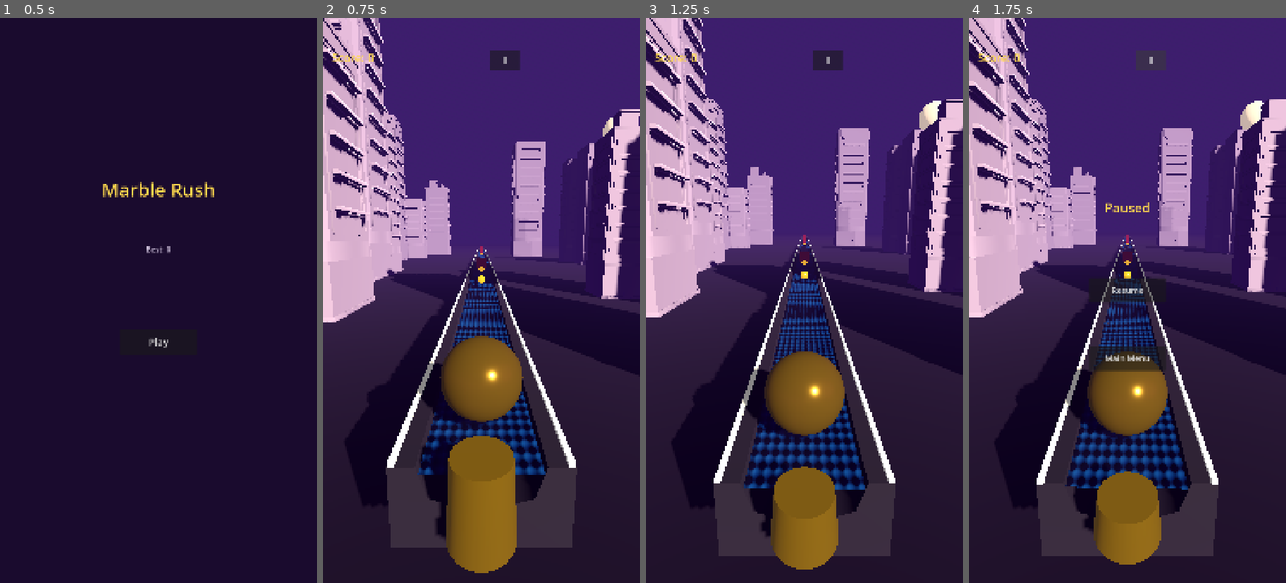
Above: before the commit, frames 1-4 (left to right).
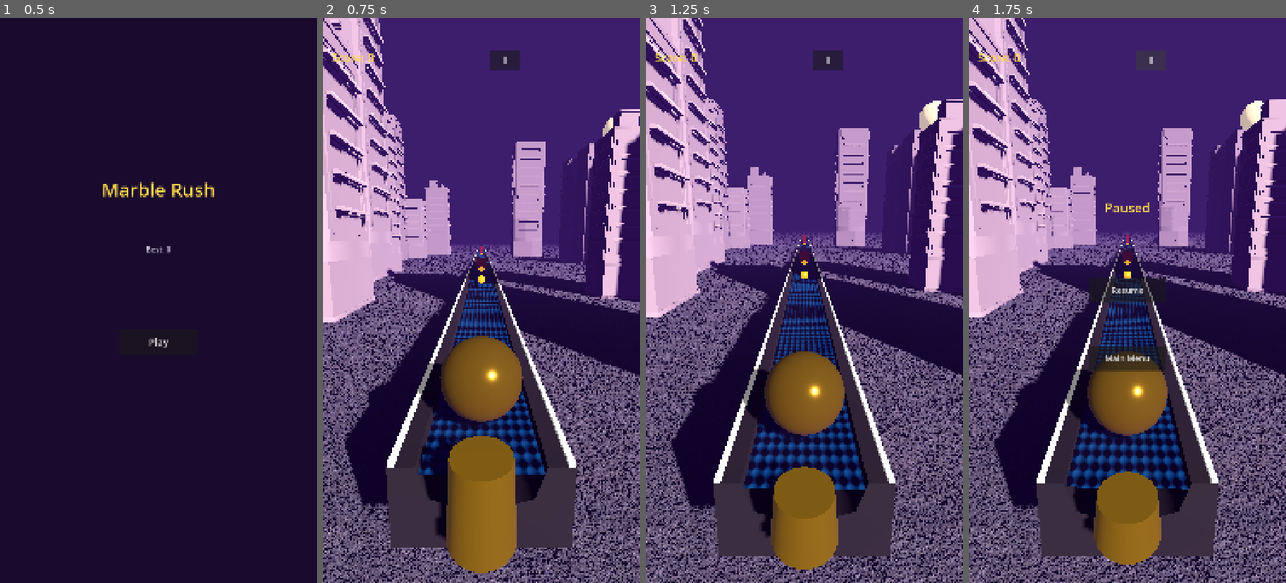
Above: after the commit, the same moments.

Repository: Ebrahassad/marble-rush
Game: Godot game, scene res://scenes/MainMenu.tscn
The game is run twice, just before and just after one commit, with the same random seed, the same clock (stepped at 60 frames per second) and the same inputs.
Inputs:
- Up to frame 1 (0.5 s): no input
- Up to frame 2 (0.75 s): click "Play" at 0.5 s
- Up to frame 3 (1.25 s): no input
- Up to frame 4 (1.75 s): click "II" at 1.25 s

Frame 1 is identical in both runs. In frame 2, 21% of the frame differs, in the area x 0-100%, y 0-100%; in frame 3, 22%; in frame 4, 22%.

Commit message:
Add realistic asphalt ground texture and procedural starry night sky with fog

Diff:
--- a/scenes/Main.tscn
+++ b/scenes/Main.tscn
@@ -7,14 +7,23 @@
 [ext_resource type="Script" path="res://scripts/environment_theme.gd" id="5"]
 [ext_resource type="Script" path="res://scripts/hud.gd" id="6"]
 [ext_resource type="Script" path="res://scripts/sky_decor.gd" id="7"]
+[ext_resource type="Texture2D" path="res://assets/ground/asphalt_color.jpg" id="9"]
+[ext_resource type="Texture2D" path="res://assets/ground/asphalt_normal.jpg" id="10"]
+[ext_resource type="Texture2D" path="res://assets/ground/asphalt_roughness.jpg" id="11"]
+[ext_resource type="Texture2D" path="res://assets/ground/asphalt_ao.jpg" id="12"]
 [ext_resource type="PackedScene" path="res://scenes/Launcher.tscn" id="8"]
 
 [sub_resource type="PlaneMesh" id="PlaneMesh_1"]
 size = Vector2(600, 3000)
 
 [sub_resource type="StandardMaterial3D" id="StandardMaterial3D_ground"]
-albedo_color = Color(0.05, 0.02, 0.1, 1)
-roughness = 1.0
+albedo_texture = ExtResource("9")
+normal_enabled = true
+normal_texture = ExtResource("10")
+roughness_texture = ExtResource("11")
+ao_enabled = true
+ao_texture = ExtResource("12")
+uv1_scale = Vector3(150, 750, 1)
 
 [sub_resource type="SphereMesh" id="SphereMesh_moon"]
 radius = 6.0
--- a/scripts/environment_theme.gd
+++ b/scripts/environment_theme.gd
@@ -2,11 +2,11 @@
 
 func _ready() -> void:
 	var theme_data: Dictionary = ThemeManager.get_current_theme()
-	var sky_material := ProceduralSkyMaterial.new()
-	sky_material.sky_top_color = theme_data.sky_top
-	sky_material.sky_horizon_color = theme_data.sky_horizon
-	sky_material.ground_bottom_color = theme_data.sky_top
-	sky_material.ground_horizon_color = theme_data.sky_horizon
+	var sky_shader: Shader = load("res://shaders/sky.gdshader")
+	var sky_material := ShaderMaterial.new()
+	sky_material.shader = sky_shader
+	sky_material.set_shader_parameter("sky_top_color", theme_data.sky_top)
+	sky_material.set_shader_parameter("sky_horizon_color", theme_data.sky_horizon)
 
 	var sky := Sky.new()
 	sky.sky_material = sky_material
--- /dev/null
+++ b/shaders/sky.gdshader
@@ -0,0 +1,20 @@
+shader_type sky;
+
+uniform vec4 sky_top_color : source_color = vec4(0.101961, 0.043137, 0.180392, 1.0);
+uniform vec4 sky_horizon_color : source_color = vec4(0.239216, 0.117647, 0.427451, 1.0);
+uniform float star_density = 300.0;
+
+float hash(vec3 p) {
+	return fract(sin(dot(p, vec3(12.9898, 78.233, 45.164))) * 43758.5453);
+}
+
+void sky() {
+	float t = clamp(EYEDIR.y * 0.5 + 0.5, 0.0, 1.0);
+	vec3 base = mix(sky_horizon_color.rgb, sky_top_color.rgb, pow(t, 0.5));
+
+	vec3 cell = floor(EYEDIR * star_density);
+	float h = hash(cell);
+	float star = step(0.997, h) * step(0.0, EYEDIR.y);
+
+	COLOR = base + vec3(star);
+}
Binary file added: assets/ground/asphalt_ao.jpg
Binary file added: assets/ground/asphalt_color.jpg
Binary file added: assets/ground/asphalt_normal.jpg
Binary file added: assets/ground/asphalt_roughness.jpg
